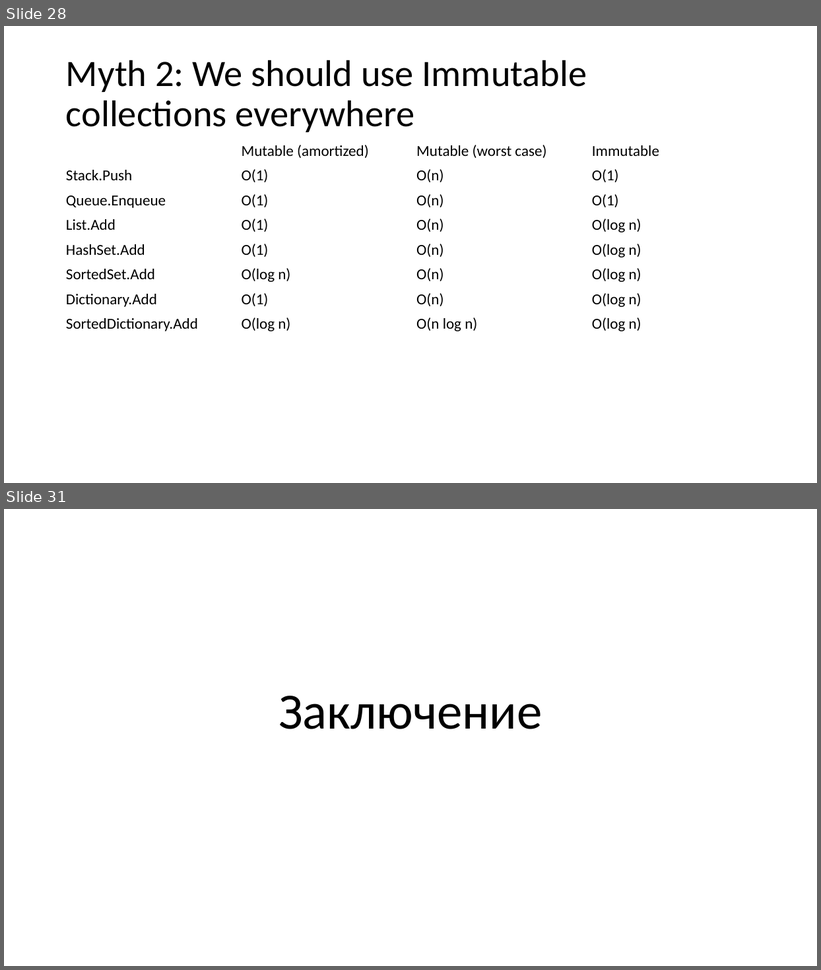
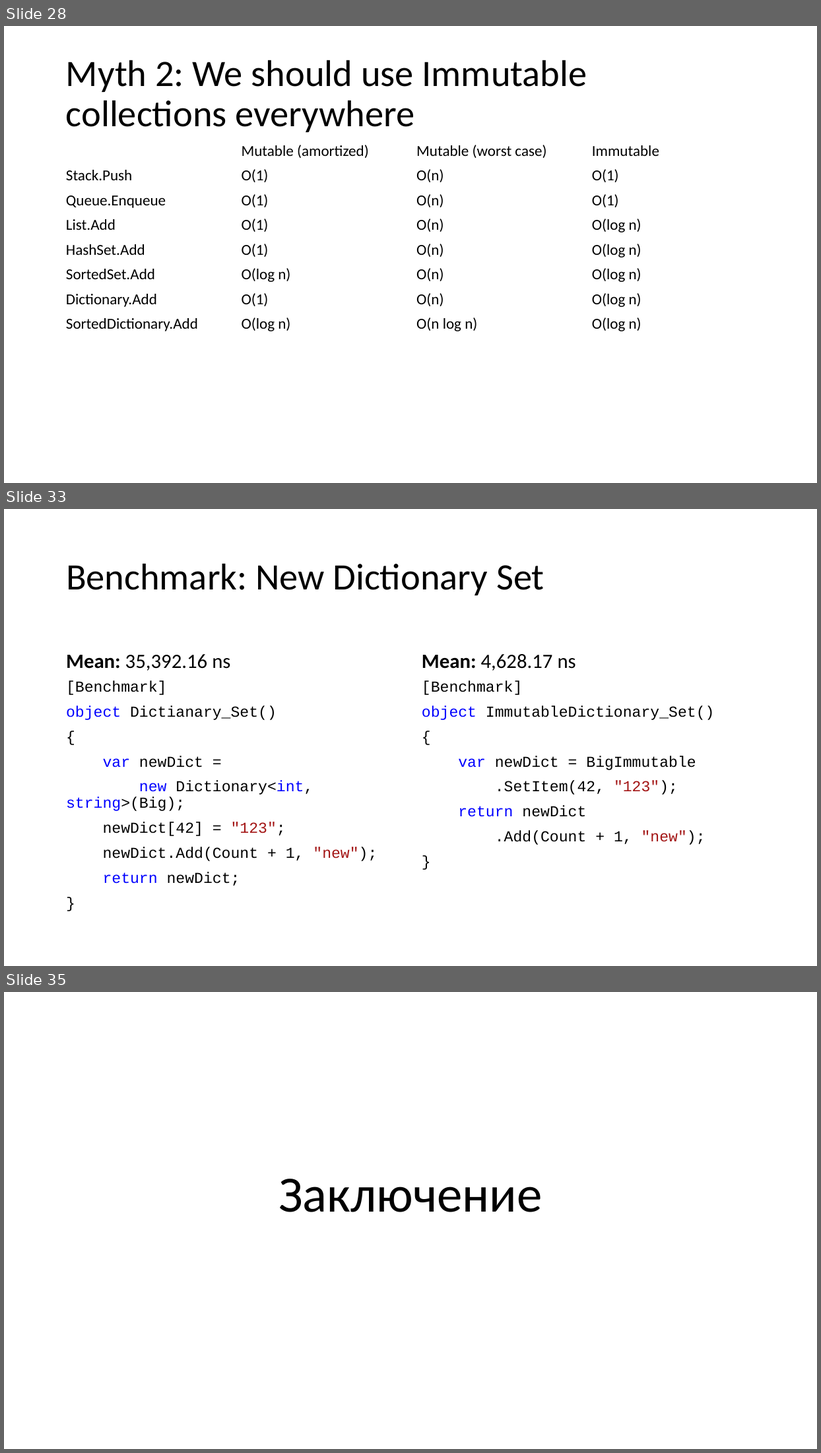
Before and after one commit to kugushev/presentations, a slide deck: Presentation.pptx. Shown one above the other, each under a label of ours: slides 28 and 31 before the commit, slides 28, 33 and 35 after it; the slides between them are not shown. The pictures are 821x970 and 821x1453 pixels, drawn with LibreOffice and Linux fonts; fonts in the diff are those of the drawing. Boxes give left, top, right and bottom in pixels: in the first picture for what was removed or moved away, otherwise in the second. Text is boxed around its words. In the diff, an @@ line names an element or a change of style, - is before the commit and + after.

```diff
--- a/Presentation.pptx
+++ b/Presentation.pptx
@@ slide 33 added at [4, 509, 817, 966], background #FFFFFF @@
@@ title added at [66, 563, 545, 595], 44 pt, text #000000 @@
+Benchmark: New Dictionary Set
@@ text added at [66, 654, 230, 671], 24 pt, text #000000 @@
+Mean: 35,392.16 ns
@@ text added at [422, 654, 576, 671], 24 pt, text #000000 @@
+Mean: 4,628.17 ns
@@ text added at [66, 681, 377, 886], 18 pt, text #000000 @@
+[Benchmark]
+object Dictianary_Set()
+{
+var newDict =
+new Dictionary<int, string>(Big);
+newDict[42] = "123";
+newDict.Add(Count + 1, "new");
+return newDict;
+}
@@ text added at [422, 681, 715, 845], 18 pt, text #000000 @@
+[Benchmark]
+object ImmutableDictionary_Set()
+{
+var newDict = BigImmutable
+.SetItem(42, "123");
+return newDict
+.Add(Count + 1, "new");
+}
@@ what was slide 31 is now slide 35 @@
```
Also in this commit, not shown: 7 slides changed, 5 other slides added, 2 slides removed, 6 other files.
